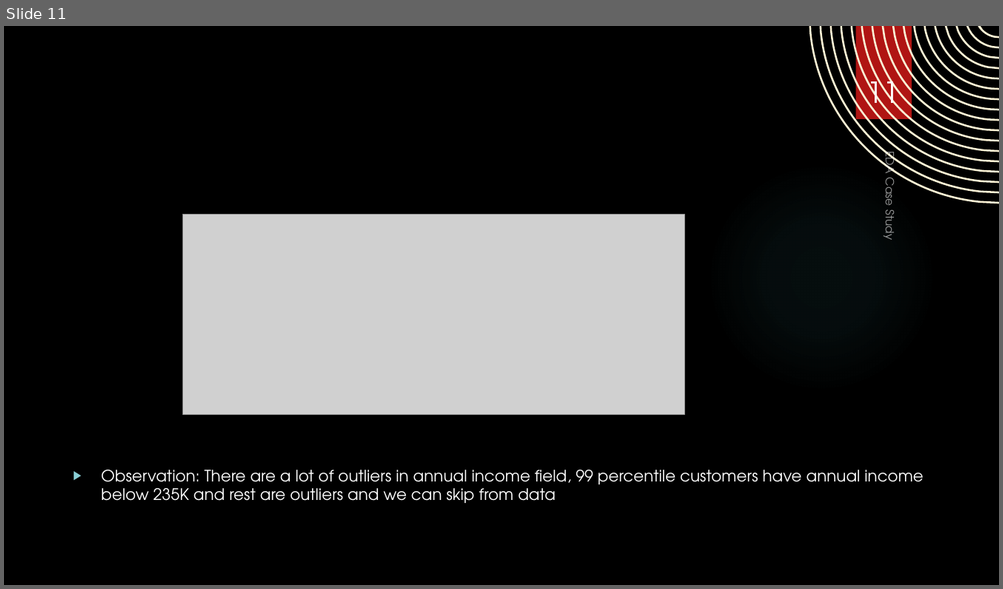
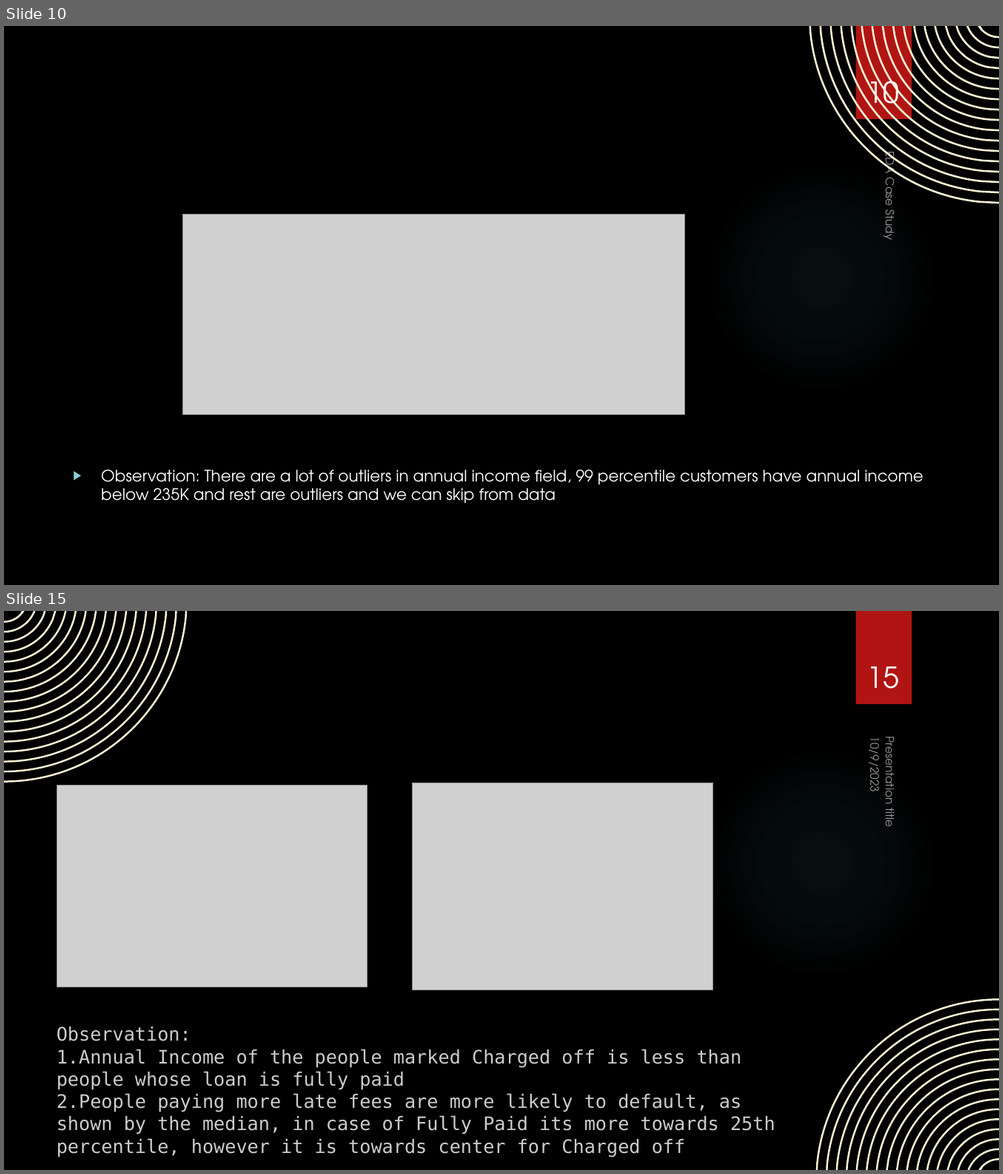
Before and after one commit to asthaa29/lendingcasestudy, a slide deck: EDA Case Study.pptx. Shown one above the other, each under a label of ours: slide 11 before the commit, slides 10 and 15 after it; the slides between them are not shown. The pictures are 1003x589 and 1003x1174 pixels, drawn with LibreOffice and Linux fonts; fonts in the diff are those of the drawing; grey boxes stand for pictures; background and template pictures are left out. Boxes give left, top, right and bottom in pixels: in the first picture for what was removed or moved away, otherwise in the second. Text is boxed around its words. In the diff, an @@ line names an element or a change of style, - is before the commit and + after.

```diff
--- a/EDA Case Study.pptx
+++ b/EDA Case Study.pptx
@@ slide 15 added at (x1=4, y1=611, x2=999, y2=1170), background picture (left out); not listed: 2 template elements that a slide beside it also shows @@
@@ freeform shape added at (x1=4, y1=611, x2=187, y2=783), fill #FAF1D4 @@
@@ page number added at (x1=867, y1=667, x2=899, y2=689), 28 pt, text #FFFFFF @@
+15
@@ text added at (x1=865, y1=743, x2=884, y2=792), 11 pt, text #FFFFFF at 60% opacity @@
+10/9/2023
@@ text added at (x1=879, y1=743, x2=899, y2=826), 11 pt, text #FFFFFF at 60% opacity @@
+Presentation title
@@ picture added at (x1=57, y1=786, x2=367, y2=988) @@
@@ picture added at (x1=412, y1=783, x2=713, y2=990) @@
@@ freeform shape added at (x1=816, y1=999, x2=999, y2=1170), fill #FAF1D4 @@
@@ text added at (x1=57, y1=1027, x2=775, y2=1158), 18 pt, text #CCCCCC @@
+Observation:
+1.Annual Income of the people marked Charged off is less than people whose loan is fully paid
+2.People paying more late fees are more likely to default, as shown by the median, in case of Fully Paid its more towards 25th percentile, however it is towards center for Charged off
@@ what was slide 11 is now slide 10 @@
@@ page number at (x1=867, y1=73, x2=899, y2=116): text changed @@
-11
+10
```
Also in this commit, not shown: 4 slides changed, 11 other slides added, 3 slides removed.
